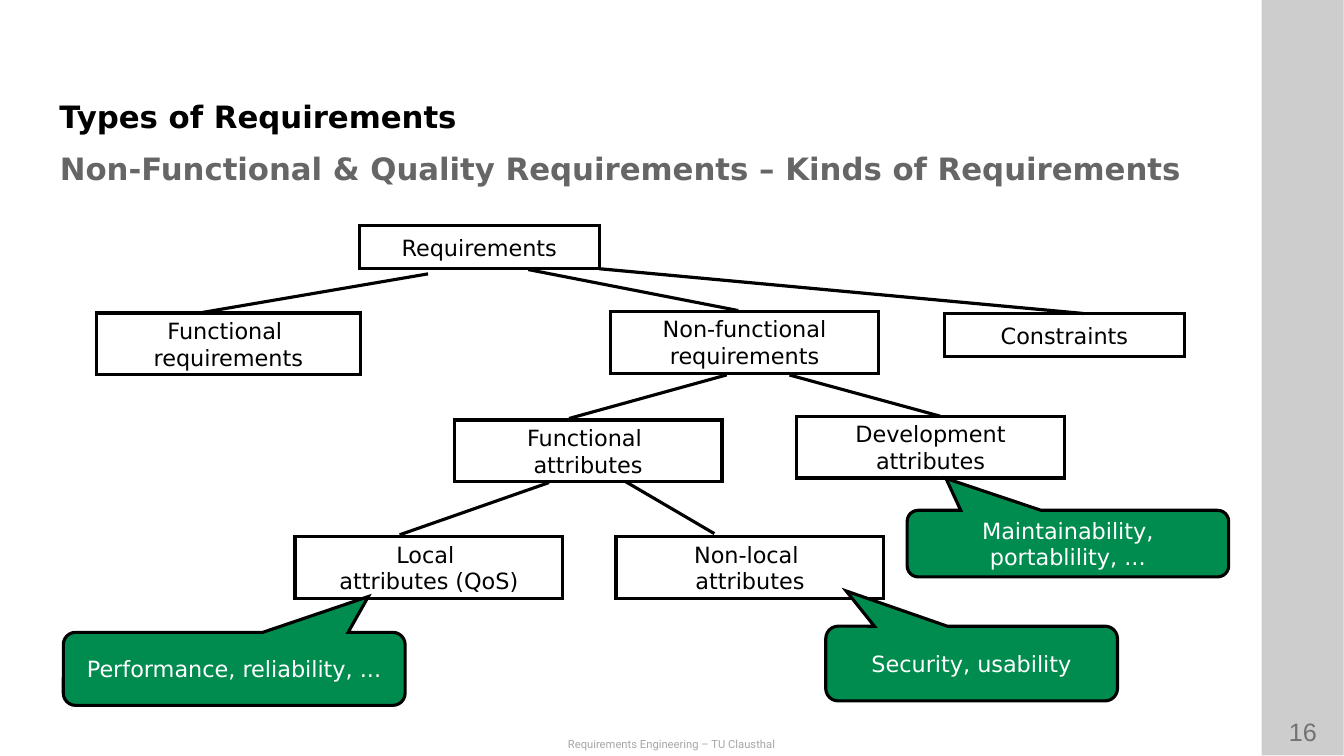
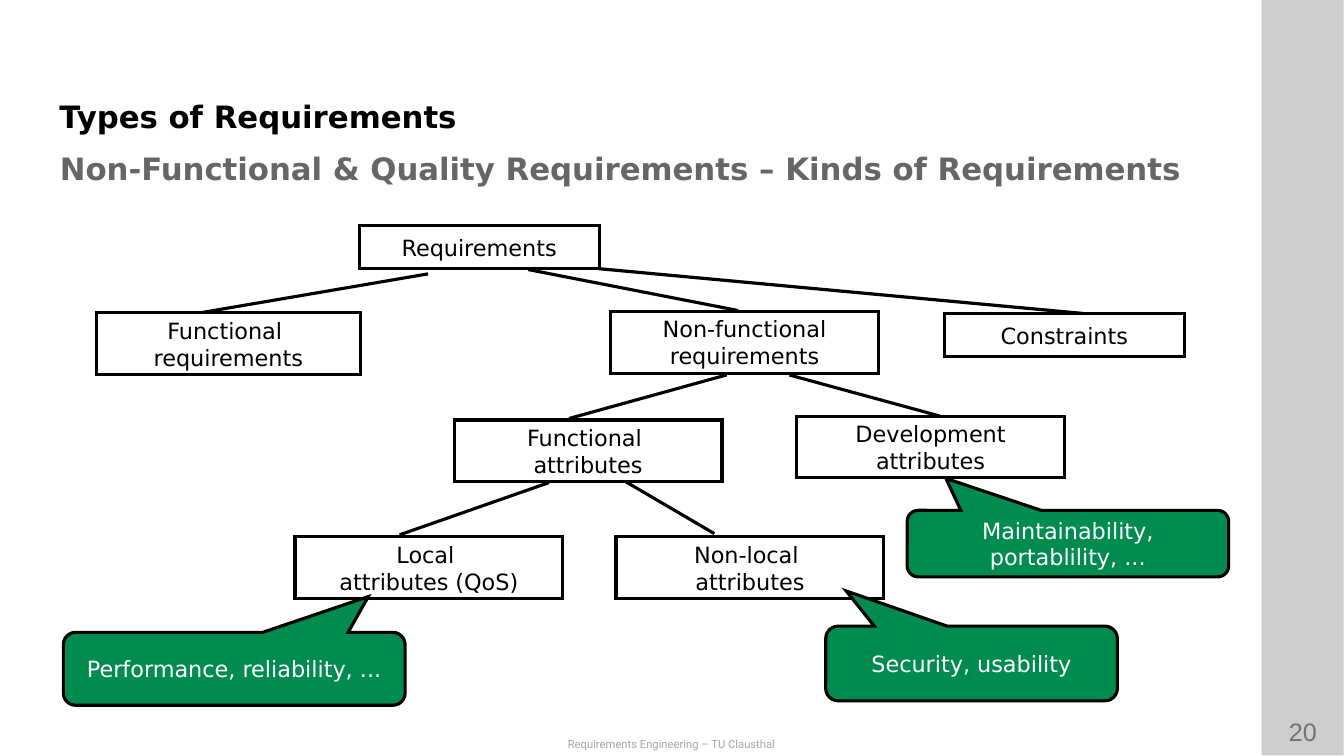
Before and after one commit to ETCE-LAB/teaching-material, a slide deck: slide 20 of Requirements-Engineering/RE-L04-Documentation--Part-2.pptx (slide 16 before the commit). Drawn at 1344x756 pixels with LibreOffice and Linux fonts; fonts in the diff are those of the drawing; background and template pictures are left out. Boxes give left, top, right and bottom in pixels: in the first picture for what was removed or moved away, otherwise in the second. Text is boxed around its words. In the diff, an @@ line names an element or a change of style, - is before the commit and + after.

```diff
--- a/Requirements-Engineering/RE-L04-Documentation--Part-2.pptx
+++ b/Requirements-Engineering/RE-L04-Documentation--Part-2.pptx
@@ rectangle "Development attributes" at (797,416,1065,478): outline #000000 2.25 pt to #000000 2.24 pt @@
@@ page number at (1289,723,1317,741): text changed @@
-16
+20
```
Also in this commit, not shown: 12 other slides changed, 1 other file.
